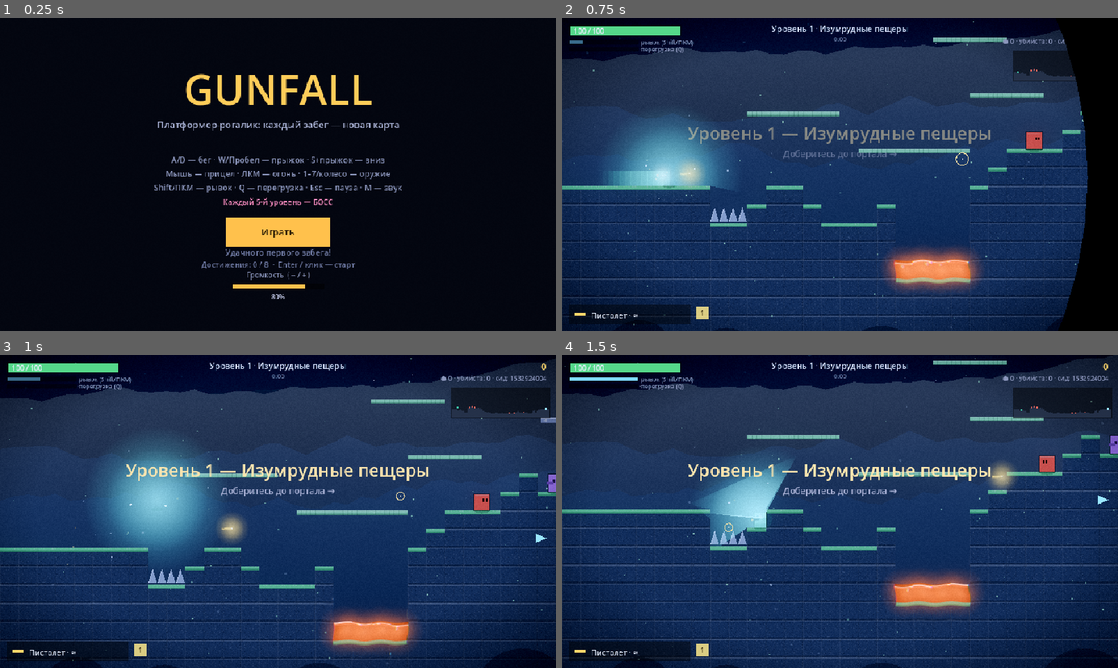
Above: before the commit, frames 1-4 (two rows, left to right).
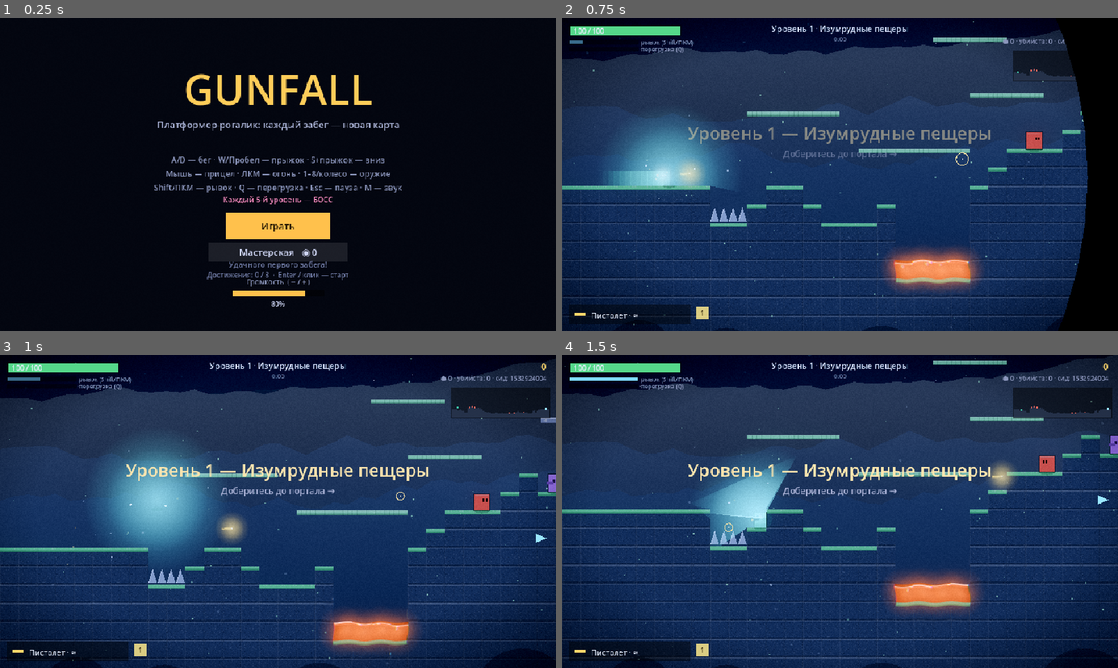
Above: after the commit, the same moments.

Repository: agent-carl/probable-enigma
Game: Godot game, scene res://Main.tscn
The game is run twice, just before and just after one commit, with the same random seed, the same clock (stepped at 60 frames per second) and the same inputs.
Inputs (mouse positions are in pixels of both pictures, inside the frame that each line leads up to):
- Up to frame 1 (0.25 s): no input
- Up to frame 2 (0.75 s): tap Enter at 0.5 s; move the mouse to (962, 158) at 0.52 s; hold D from 0.53 s (still down); hold Shift from 0.53 s (still down); click (962, 158) at 0.67 s
- Up to frame 3 (1 s): keep holding D; keep holding Shift; tap Space at 0.77 s
- Up to frame 4 (1.5 s): tap Space at 1.07 s; move the mouse to (728, 527) at 1.27 s; release D at 1.28 s; release Shift at 1.28 s; hold S from 1.28 s (still down); tap Q at 1.35 s

The runs differ from the first frame. In frame 1, 3.4% of the frame differs, in the area x 36-64%, y 48-93%; in frame 2, nothing differs; in frame 3, nothing differs; in frame 4, nothing differs.

Commit message:
Meta-progression: persistent cores + workshop of permanent upgrades
Adds long-term progression across runs:
- Earn "cores" each run (scaled by score and levels reached), persisted
  to the config file alongside best/achievements/settings.
- Workshop screen (new "meta" state, opened from the main menu) to spend
  cores on 7 tiered permanent upgrades: vitality (+start HP), power
  (+dmg), swift (+speed), fortune (+start coins), munitions (start with
  an extra weapon), legacy (start with a relic), discount (cheaper shop).
- apply_meta() applies purchases at run start; shop prices honor the
  discount tier. Cores shown on the menu and the death screen earns them.

Tests: new section covering cost/buy/level logic, apply_meta start
effects (HP/coins/damage), and cores earned on death.

Co-Authored-By: Claude Opus 4.8 <noreply@anthropic.com>
Claude-Session: https://claude.ai/code/session_01CUUtNpiNcdpS7KL7R6tZmp

Diff:
--- a/godot/Game.gd
+++ b/godot/Game.gd
@@ -76,6 +76,17 @@
 	"second":     { "icon": "🕊", "name": "Второе дыхание", "desc": "Раз за уровень переживает смертельный удар (1 HP)" },
 	"overcharge": { "icon": "🔋", "name": "Сверхзаряд", "desc": "Ультимейт заряжается на 60% быстрее" },
 	"frost":      { "icon": "❄", "name": "Морозная аура", "desc": "Близкие враги замедляются" },
+}
+
+# Мета-прогрессия: постоянные улучшения между забегами за «ядра»
+const META := {
+	"vitality":    { "icon": "♥", "name": "Закалка", "desc": "+20 к стартовому HP за уровень", "cost": [4, 7, 11], "max": 3 },
+	"power":       { "icon": "✦", "name": "Мощь", "desc": "+6% к урону за уровень", "cost": [5, 9, 14], "max": 3 },
+	"swift":       { "icon": "»", "name": "Прыть", "desc": "+5% к скорости бега за уровень", "cost": [4, 8], "max": 2 },
+	"fortune":     { "icon": "◉", "name": "Богатство", "desc": "+5 стартовых монет за уровень", "cost": [3, 6, 9], "max": 3 },
+	"munitions":   { "icon": "▸", "name": "Арсенал", "desc": "Старт со случайным доп. оружием", "cost": [10], "max": 1 },
+	"relic_start": { "icon": "🔮", "name": "Наследие", "desc": "Старт со случайной реликвией", "cost": [16], "max": 1 },
+	"discount":    { "icon": "%", "name": "Скидки", "desc": "−12% к ценам в магазине за уровень", "cost": [6, 11], "max": 2 },
 }
 
 const ACHIEVEMENTS := [
@@ -133,6 +144,9 @@
 var ult := 0.0           # заряд ультимейта (0..ULT_MAX)
 const ULT_MAX := 300.0
 var relics := {}         # реликвии забега (id → true)
+var meta_cores := 0      # постоянная валюта мета-прогрессии (сохраняется)
+var meta := {}           # купленные мета-улучшения (id → уровень, сохраняется)
+var run_cores := 0       # ядра, заработанные за текущий забег (для экрана смерти)
 var _second_used := false  # «Второе дыхание» израсходовано на этом уровне
 var _detonating := false   # защита от рекурсии «Детонатора»
 var chain_bolts := []    # визуал «Цепи молний» [{x1,y1,x2,y2,life}]
@@ -505,6 +519,7 @@
 		"resume": _set_state("play")
 		"quit": _set_state("menu")
 		"shop_continue": shop_continue()
+		"meta": _set_state("meta")
 		"toggle_shake": toggle_shake()
 		"toggle_bloom": toggle_bloom()
 		"toggle_crt": toggle_crt()
@@ -514,6 +529,8 @@
 				var i := int(key.substr(4))
 				if i < offer.size():
 					choose_upgrade(offer[i])
+			elif key.begins_with("mbuy_"):
+				buy_meta(key.substr(5))
 			elif key.begins_with("shop"):
 				var i := int(key.substr(4))
 				if i < shop_items.size():
@@ -1152,6 +1169,8 @@
 	_hp_ghost = P.hp
 	_prev_wi = 0
 	relics = {}
+	apply_meta()   # постоянные мета-улучшения
+	_hp_ghost = P.hp
 	start_level()
 	_set_state("play")
 
@@ -1290,6 +1309,45 @@
 		return ""
 	return pool[rng.randi_range(0, pool.size() - 1)]
 
+func meta_level(id: String) -> int:
+	return int(meta.get(id, 0))
+
+func meta_cost(id: String) -> int:
+	# цена следующего уровня улучшения; -1 если максимум
+	var lvl_cur := meta_level(id)
+	var costs: Array = META[id].cost
+	if lvl_cur >= int(META[id].max):
+		return -1
+	return int(costs[lvl_cur])
+
+func buy_meta(id: String) -> bool:
+	var c := meta_cost(id)
+	if c < 0 or meta_cores < c:
+		return false
+	meta_cores -= c
+	meta[id] = meta_level(id) + 1
+	play_sfx("select")
+	_save_settings()
+	return true
+
+func apply_meta() -> void:
+	# применяем купленные мета-улучшения в начале забега
+	var v := meta_level("vitality")
+	if v > 0:
+		P.maxhp += 20 * v
+		P.hp = P.maxhp
+	var pw := meta_level("power")
+	if pw > 0:
+		P.stats.dmg_mul *= 1.0 + 0.06 * pw
+	var sw := meta_level("swift")
+	if sw > 0:
+		P.stats.spd_mul *= 1.0 + 0.05 * sw
+	coins = 5 * meta_level("fortune")
+	if meta_level("munitions") > 0:
+		give_weapon(pick_rng(WEAPON_DROPS))
+	if meta_level("relic_start") > 0:
+		grant_random_relic()
+
 func choose_upgrade(u: Dictionary) -> void:
 	apply_upgrade_stats(u)
 	play_sfx("select")
@@ -1319,6 +1377,11 @@
 	var rid := random_unowned_relic()
 	if rid != "":
 		items.append({ "id": "relic", "icon": RELICS[rid].icon, "name": RELICS[rid].name, "desc": RELICS[rid].desc, "price": 28, "sold": false, "relic": rid })
+	# мета-скидка на цены
+	var disc := 1.0 - 0.12 * meta_level("discount")
+	if disc < 1.0:
+		for it in items:
+			it.price = maxi(1, roundi(it.price * disc))
 	return items
 
 func pick_rng(arr: Array):
@@ -1415,6 +1478,10 @@
 	if score > best:
 		best = score
 		_save_best(best)
+	# мета-валюта: ядра за забег (по очкам и пройденным уровням)
+	run_cores = maxi(1, int(score / 250.0) + (lvl - 1))
+	meta_cores += run_cores
+	_save_settings()
 	_stop_music()
 	_set_state("dead")
 
@@ -4262,14 +4329,15 @@
 			_text(Vector2(cx, 150), "GUNFALL", 72, Color("#ffce5a"), true)
 			_text(Vector2(cx, 190), "Платформер-рогалик: каждый забег — новая карта", 16, Color("#aab3d6"), true)
 			_text(Vector2(cx, 250), "A/D — бег · W/Пробел — прыжок · S+прыжок — вниз", 14, Color("#8d97bd"), true)
-			_text(Vector2(cx, 274), "Мышь — прицел · ЛКМ — огонь · 1–7/колесо — оружие", 14, Color("#8d97bd"), true)
+			_text(Vector2(cx, 274), "Мышь — прицел · ЛКМ — огонь · 1–8/колесо — оружие", 14, Color("#8d97bd"), true)
 			_text(Vector2(cx, 298), "Shift/ПКМ — рывок · Q — перегрузка · Esc — пауза · M — звук", 14, Color("#8d97bd"), true)
-			_text(Vector2(cx, 322), "Каждый 5-й уровень — БОСС", 13, Color("#ff8fc4"), true)
-			_btn(Rect2(cx - 90, 344, 180, 50), "Играть", "play")
+			_text(Vector2(cx, 318), "Каждый 5-й уровень — БОСС", 13, Color("#ff8fc4"), true)
+			_btn(Rect2(cx - 90, 336, 180, 46), "Играть", "play")
+			_btn(Rect2(cx - 120, 388, 240, 32), "Мастерская   ◉ %d" % meta_cores, "meta", false)
 			var bl := "Рекорд: %d очков" % best if best > 0 else "Удачного первого забега!"
-			_text(Vector2(cx, 410), bl, 14, Color("#6f7aa3"), true)
-			_text(Vector2(cx, 430), "Достижения: %d / %d  ·  Enter / клик — старт" % [unlocked.size(), ACHIEVEMENTS.size()], 13, Color("#6f7aa3"), true)
-			_draw_volume(cx, 458)
+			_text(Vector2(cx, 430), bl, 13, Color("#6f7aa3"), true)
+			_text(Vector2(cx, 448), "Достижения: %d / %d  ·  Enter / клик — старт" % [unlocked.size(), ACHIEVEMENTS.size()], 12, Color("#6f7aa3"), true)
+			_draw_volume(cx, 470)
 		"pause":
 			_text(Vector2(cx, 108), "Пауза", 38, Color("#eaf0ff"), true)
 			_btn(Rect2(cx - 90, 150, 180, 42), "Продолжить", "resume")
@@ -4351,6 +4419,28 @@
 					_text(Vector2(ccx, rect.position.y + 176), "● %d" % it.price, 16, pc, true)
 				_text(Vector2(ccx, rect.position.y + 198), "[%d]" % (i + 1), 13, Color("#8d97bd"), true)
 			_btn(Rect2(cx - 110, 396, 220, 48), "Дальше →", "shop_continue")
+		"meta":
+			_text(Vector2(cx, 64), "Мастерская", 34, Color("#ffe9b0"), true)
+			_text(Vector2(cx, 96), "Ядра: ◉ %d   (клик — купить улучшение)" % meta_cores, 15, Color("#9be8ff"), true)
+			var my := 126.0
+			for mid in META.keys():
+				var m: Dictionary = META[mid]
+				var mlv := meta_level(mid)
+				var mcost := meta_cost(mid)
+				var rect := Rect2(cx - 300, my, 600, 42)
+				var afford: bool = mcost >= 0 and meta_cores >= mcost
+				_ci.draw_rect(rect, Color(1, 1, 1, 0.05))
+				_ci.draw_rect(rect, Color(1, 0.85, 0.42, 0.5) if afford else Color(1, 1, 1, 0.12), false, 1.5)
+				if mcost >= 0:
+					_ui_rects["mbuy_" + mid] = rect
+				_text(Vector2(rect.position.x + 14, my + 27), "%s  %s" % [m.icon, m.name], 16, Color("#ffe9b0"))
+				_text(Vector2(rect.position.x + 180, my + 26), m.desc, 12, Color("#aab3d6"))
+				for pi in range(int(m.max)):   # пипсы уровней
+					_ci.draw_rect(Rect2(rect.position.x + 452 + pi * 14, my + 15, 10, 10), Color("#ffd86b") if pi < mlv else Color(1, 1, 1, 0.15))
+				var cstr := "МАКС" if mcost < 0 else ("◉ %d" % mcost)
+				_text(Vector2(rect.position.x + 522, my + 27), cstr, 14, Color("#7df2a5") if mcost < 0 else (Color("#ffd86b") if afford else Color("#ff6b5e")))
+				my += 48.0
+			_btn(Rect2(cx - 90, my + 8, 180, 40), "← Назад", "menu", false)
 
 func _draw_volume(cx: float, y: float) -> void:
 	var bw := 160.0
@@ -4441,6 +4531,11 @@
 	var cfg := ConfigFile.new()
 	if cfg.load(_cfg_path()) == OK:
 		best = int(cfg.get_value("progress", "best", 0))
+		meta_cores = int(cfg.get_value("progress", "cores", 0))
+		meta.clear()
+		if cfg.has_section("meta"):
+			for k in cfg.get_section_keys("meta"):
+				meta[k] = int(cfg.get_value("meta", k, 0))
 		volume = clampf(float(cfg.get_value("settings", "volume", 0.8)), 0.0, 1.0)
 		shake_on = bool(cfg.get_value("settings", "shake", true))
 		bloom_on = bool(cfg.get_value("settings", "bloom", true))
@@ -4462,6 +4557,9 @@
 func _save_settings() -> void:
 	var cfg := ConfigFile.new()
 	cfg.set_value("progress", "best", best)
+	cfg.set_value("progress", "cores", meta_cores)
+	for mid in meta.keys():
+		cfg.set_value("meta", mid, int(meta[mid]))
 	cfg.set_value("settings", "volume", volume)
 	cfg.set_value("settings", "shake", shake_on)
 	cfg.set_value("settings", "bloom", bloom_on)
--- a/godot/Test.gd
+++ b/godot/Test.gd
@@ -1076,6 +1076,35 @@
 		_ok(game.bullets.size() > 0, "artillery boss fires a volley")
 	game.level = {}
 
+	# ---------- 35. Мета-прогрессия ----------
+	game.meta = {}
+	game.meta_cores = 0
+	_ok(game.meta_level("vitality") == 0, "meta level starts at 0")
+	_ok(game.meta_cost("vitality") == 4, "meta cost from catalog")
+	_ok(not game.buy_meta("vitality"), "cannot buy meta without cores")
+	game.meta_cores = 100
+	_ok(game.buy_meta("vitality"), "buy meta with enough cores")
+	_ok(game.meta_level("vitality") == 1, "meta level increments after buy")
+	_ok(game.meta_cores == 96, "cores deducted on buy (100-4)")
+	# apply_meta влияет на старт забега
+	game.meta = { "vitality": 2, "power": 1, "fortune": 2 }
+	game.start_run(7700, "meta")
+	_ok(game.P.maxhp >= 140, "vitality raises starting max HP (%d)" % game.P.maxhp)
+	_ok(game.coins == 10, "fortune grants starting coins")
+	_ok(game.P.stats.dmg_mul > 1.0, "power raises starting damage")
+	# заработок ядер при смерти
+	game.meta = {}
+	game.meta_cores = 0
+	game.start_run(7701, "die")
+	game.score = 1000
+	game.lvl = 3
+	game.P.hp = 1.0
+	game.P.inv = 0
+	game.hurt_player(999, 0)
+	_ok(game.state == "dead", "player dies")
+	_ok(game.run_cores >= 1 and game.meta_cores == game.run_cores, "cores earned on death (%d)" % game.run_cores)
+	game.level = {}
+
 	if failures == 0:
 		print("\nALL TESTS PASSED")
 	else:
Not shown, changed: README.md
Not shown, changed: godot/README.md
